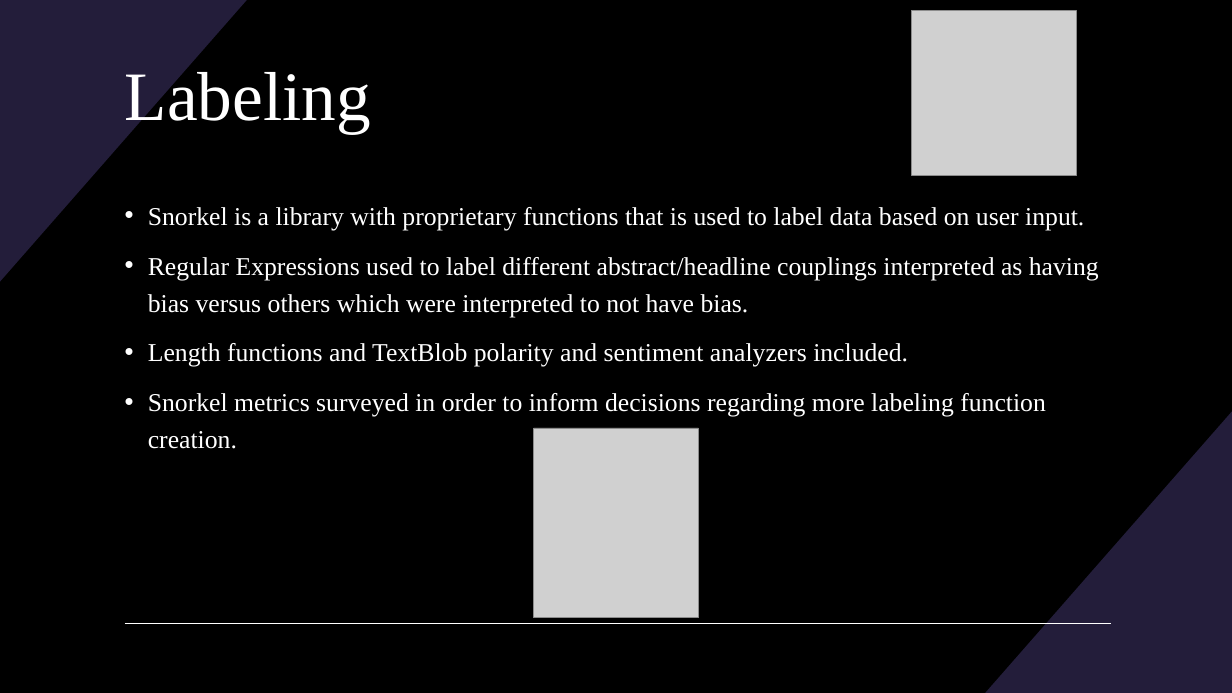
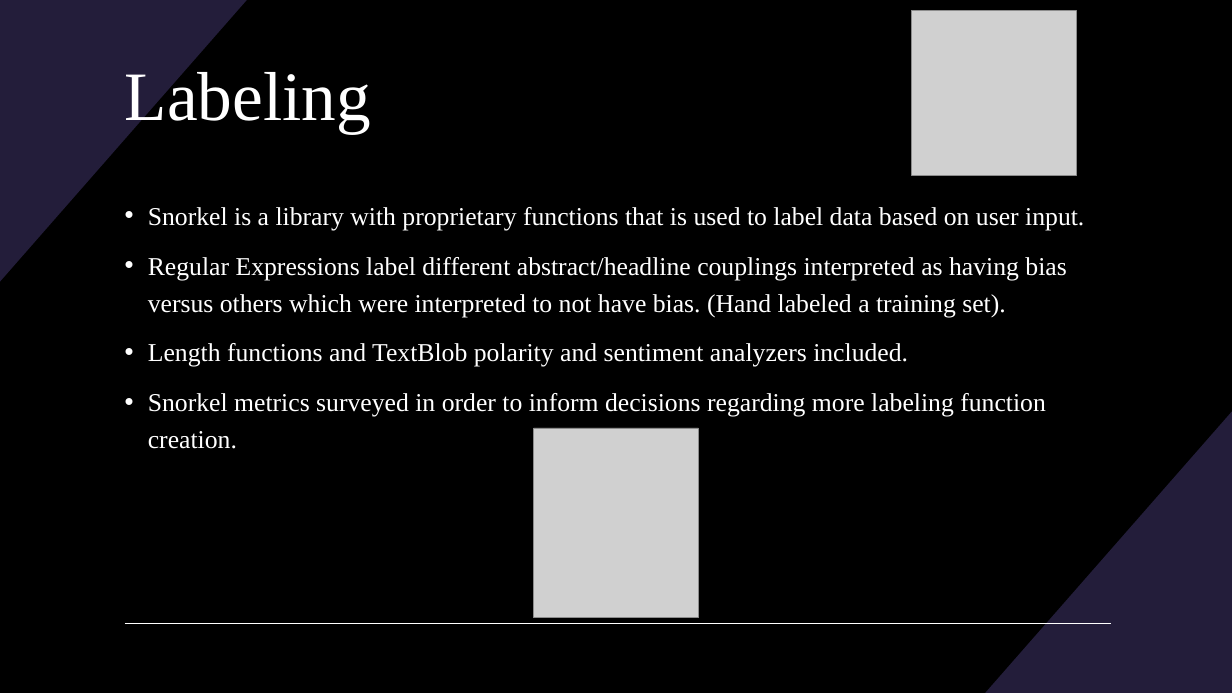
Before and after one commit to BenjaminRocco/Capstone_Project, a slide deck: slide 6 of Capstone_Presentation.pptx. Drawn at 1232x693 pixels with LibreOffice and Linux fonts; fonts in the diff are those of the drawing; grey boxes stand for pictures. Boxes give left, top, right and bottom in pixels: in the first picture for what was removed or moved away, otherwise in the second. Text is boxed around its words. In the diff, an @@ line names an element or a change of style, - is before the commit and + after.

```diff
--- a/Capstone_Presentation.pptx
+++ b/Capstone_Presentation.pptx
@@ text at [148, 257, 1066, 317]: text changed @@
-• Regular Expressions used to label different abstract/headline couplings interpreted as having bias versus others which were interpreted to not have bias.
+• Regular Expressions label different abstract/headline couplings interpreted as having bias versus others which were interpreted to not have bias. (Hand labeled a training set).
```
Also in this commit, not shown: 8 other slides changed, 5 slides added, 13 other files.
